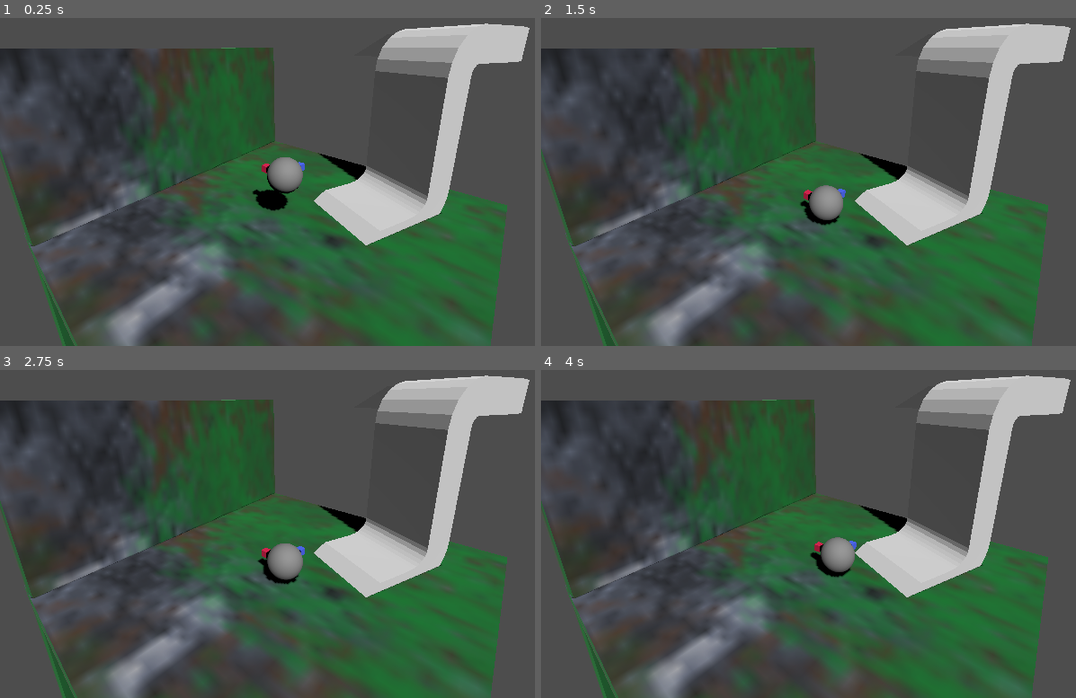
Above: before the commit, frames 1-4 (two rows, left to right).
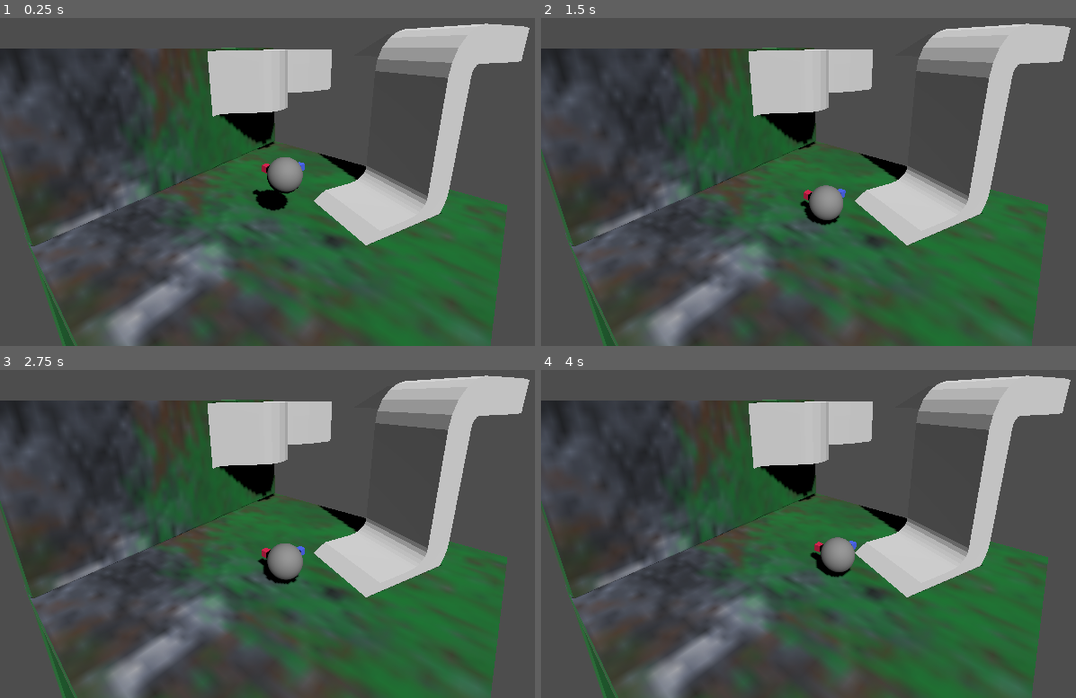
Above: after the commit, the same moments.

Repository: LettucePie/druid
Game: Godot game, scene res://stages/stage_0.tscn
The game is run twice, just before and just after one commit, with the same random seed, the same clock (stepped at 60 frames per second) and the same inputs.
Inputs:
- Up to frame 1 (0.25 s): no input
- Up to frame 2 (1.5 s): tap Enter at 0.5 s; hold Right (ui_right) 0.53-1.28 s; tap D (stick_l_x+) at 0.6 s; tap Space at 1.25 s; hold Down (ui_down) from 1.28 s (still down); tap A (stick_l_x-) at 1.35 s
- Up to frame 3 (2.75 s): tap Enter at 2 s; release Down (ui_down) at 2.03 s; hold Right (ui_right) from 2.03 s (still down); tap S (stick_l_y+) at 2.1 s
- Up to frame 4 (4 s): tap Space at 2.75 s; release Right (ui_right) at 2.78 s; hold Up (ui_up) 2.78-3.53 s; tap W (stick_l_y-) at 2.85 s; tap Enter at 3.5 s; hold Left (ui_left) from 3.53 s (still down); tap D (stick_l_x+) at 3.6 s

The runs differ from the first frame. In frame 1, 4.5% of the frame differs, in the area x 38-63%, y 9-40%; in frame 2, 4.5%; in frame 3, 4.5%; in frame 4, 4.5%, in the area x 38-63%, y 9-61%.

Commit message:
magnet to curve, and fall of edges

Diff:
--- a/core/player.gd
+++ b/core/player.gd
@@ -3,6 +3,7 @@
 
 const SPEED = 5.0
 const JUMP_VELOCITY = 4.5
+const MAG_PULL = SPEED + 1.5
 
 var previous_normal : Vector3 = Vector3.UP
 var current_cam : Camera3D
@@ -14,7 +15,7 @@
 func _ready():
 	current_cam = get_viewport().get_camera_3d()
 	motion_mode = 0
-	floor_max_angle = PI
+#	floor_max_angle = PI
 
 
 func update_up(up : Vector3):
@@ -33,25 +34,20 @@
 	var input_h = Input.get_axis("stick_l_x-", "stick_l_x+")
 	var input_v = Input.get_axis("stick_l_y-", "stick_l_y+")
 	var input_vec : Vector3 = Vector3(input_h, 0, input_v)
-	var direction = input_vec.rotated(Vector3.UP, current_cam.rotation.y).normalized()
+	var direction = input_vec.rotated(Vector3.UP, current_cam.global_rotation.y).normalized()
 	var floor_angle : float = Vector3.UP.angle_to(get_up_direction())
-#	print(floor_angle, " / ", (PI / 6))
 	if floor_angle > (PI / 6):
-#		direction = input_vec.slide(get_up_direction())
 		direction = direction.rotated(
 			Vector3.UP.cross(get_up_direction()).normalized(),
 			floor_angle
 		).normalized()
 	if is_on_floor() or is_on_wall():
-#		print("Floor: ", is_on_floor(), " Wall: ", is_on_wall())
 		velocity = direction * SPEED
 	else:
-#		print("falling")
-		if $magnet_ray.is_colliding() and floor_angle > (PI / 6):
-#			print("pull to wall")
-			velocity -= get_up_direction() * (gravity * delta)
+#		if $magnet_ray.is_colliding() and floor_angle > (PI / 6):
+		if $magnet_ray.is_colliding():
+			velocity -= get_up_direction() * MAG_PULL
 		else:
-#			print("disconnected from wall, traditional fall")
 			if get_up_direction() != Vector3.UP:
 				update_up(Vector3.UP)
 			velocity.y -= gravity * delta
--- a/core/player.tscn
+++ b/core/player.tscn
@@ -32,16 +32,20 @@
 [node name="MeshInstance3D" type="MeshInstance3D" parent="."]
 mesh = SubResource("SphereMesh_0fjhr")
 
-[node name="Player_Cam" type="Camera3D" parent="." groups=["player_camera"]]
-transform = Transform3D(1, 0, 0, 0, 0.986873, 0.1615, 0, -0.1615, 0.986873, 0, 1.14094, 4.97653)
-
-[node name="z" type="MeshInstance3D" parent="."]
+[node name="z" type="MeshInstance3D" parent="MeshInstance3D"]
 transform = Transform3D(1, 0, 0, 0, 1, 0, 0, 0, 1, 0, 0, -0.707599)
 mesh = SubResource("BoxMesh_55uq3")
+skeleton = NodePath("../..")
 
-[node name="x" type="MeshInstance3D" parent="."]
+[node name="x" type="MeshInstance3D" parent="MeshInstance3D"]
 transform = Transform3D(1, 0, 0, 0, 1, 0, 0, 0, 1, -0.708, 0, 0)
 mesh = SubResource("BoxMesh_aftjj")
+skeleton = NodePath("../..")
+
+[node name="cam_dial" type="Node3D" parent="."]
+
+[node name="Player_Cam" type="Camera3D" parent="cam_dial" groups=["player_camera"]]
+transform = Transform3D(1, 0, 0, 0, 0.986873, 0.1615, 0, -0.1615, 0.986873, 0, 1.14094, 4.97653)
 
 [node name="magnet_ray" type="RayCast3D" parent="."]
 debug_shape_custom_color = Color(0.501961, 0, 0.847059, 1)
--- a/stages/stage_0.tscn
+++ b/stages/stage_0.tscn
@@ -15,7 +15,9 @@
 
 [node name="stage_0" type="Node3D"]
 
-[node name="Room_Cam" type="Camera3D" parent="."]
+[node name="cam_dial" type="Node3D" parent="."]
+
+[node name="Room_Cam" type="Camera3D" parent="cam_dial"]
 transform = Transform3D(0.771658, -0.190021, 0.606989, 0, 0.954329, 0.298758, -0.636038, -0.230539, 0.736416, 4.51547, 5.02769, 5.35311)
 current = true
 
@@ -46,3 +48,6 @@
 
 [node name="winding_shape_a" parent="." instance=ExtResource("3_g1715")]
 transform = Transform3D(0.185264, 0, 0.452823, 0, 0.489256, 0, -0.452823, 0, 0.185264, 2.24346, 1.53157, -3.35345)
+
+[node name="winding_shape_a2" parent="." instance=ExtResource("3_g1715")]
+transform = Transform3D(-0.330499, 0.360752, -2.23517e-08, -4.83416e-08, 7.37777e-11, 0.489256, 0.360752, 0.330499, 1.49012e-08, -5.74571, 3.70953, -5.74007)
